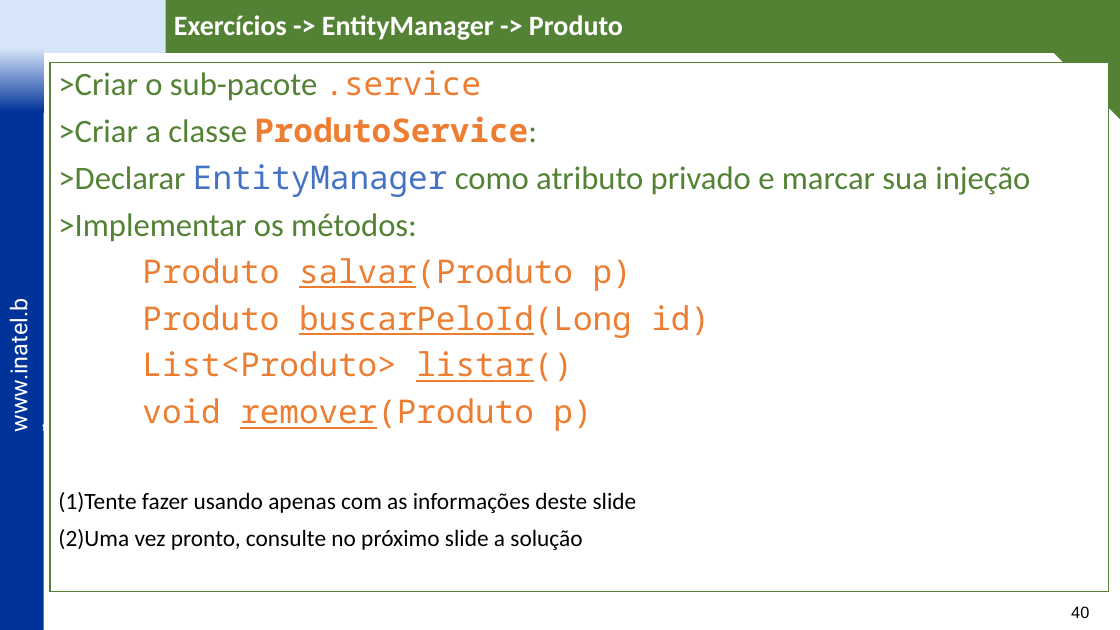
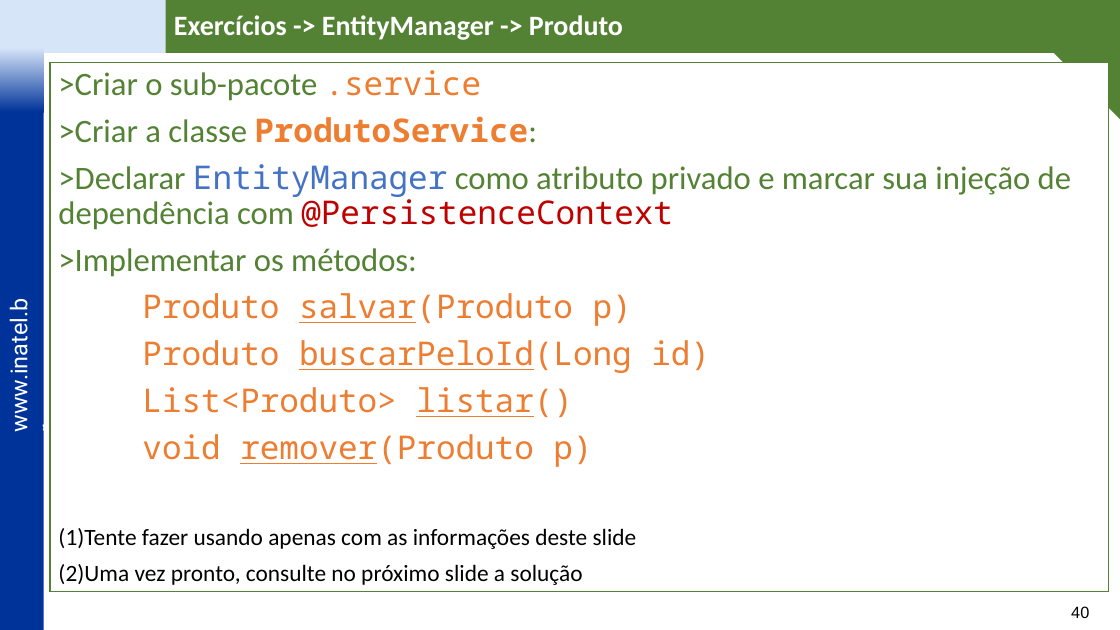
Before and after one commit to vitor-figueiredo/Lab_JPA, a slide deck: slide 40 of _docs/IDP Labs - JPA - v6.pptx. Drawn at 1120x630 pixels with LibreOffice and Linux fonts; fonts in the diff are those of the drawing; background and template pictures are left out. Boxes give left, top, right and bottom in pixels: in the first picture for what was removed or moved away, otherwise in the second. Text is boxed around its words. In the diff, an @@ line names an element or a change of style, - is before the commit and + after.

```diff
--- a/_docs/IDP Labs - JPA - v6.pptx
+++ b/_docs/IDP Labs - JPA - v6.pptx
@@ text in rectangle at [58, 164, 1071, 230]: text changed @@
->Declarar EntityManager como atributo privado e marcar sua injeção
+>Declarar EntityManager como atributo privado e marcar sua injeção de dependência com @PersistenceContext
```
Also in this commit, not shown: 23 other slides changed, 4 slides added, 2 other files.
